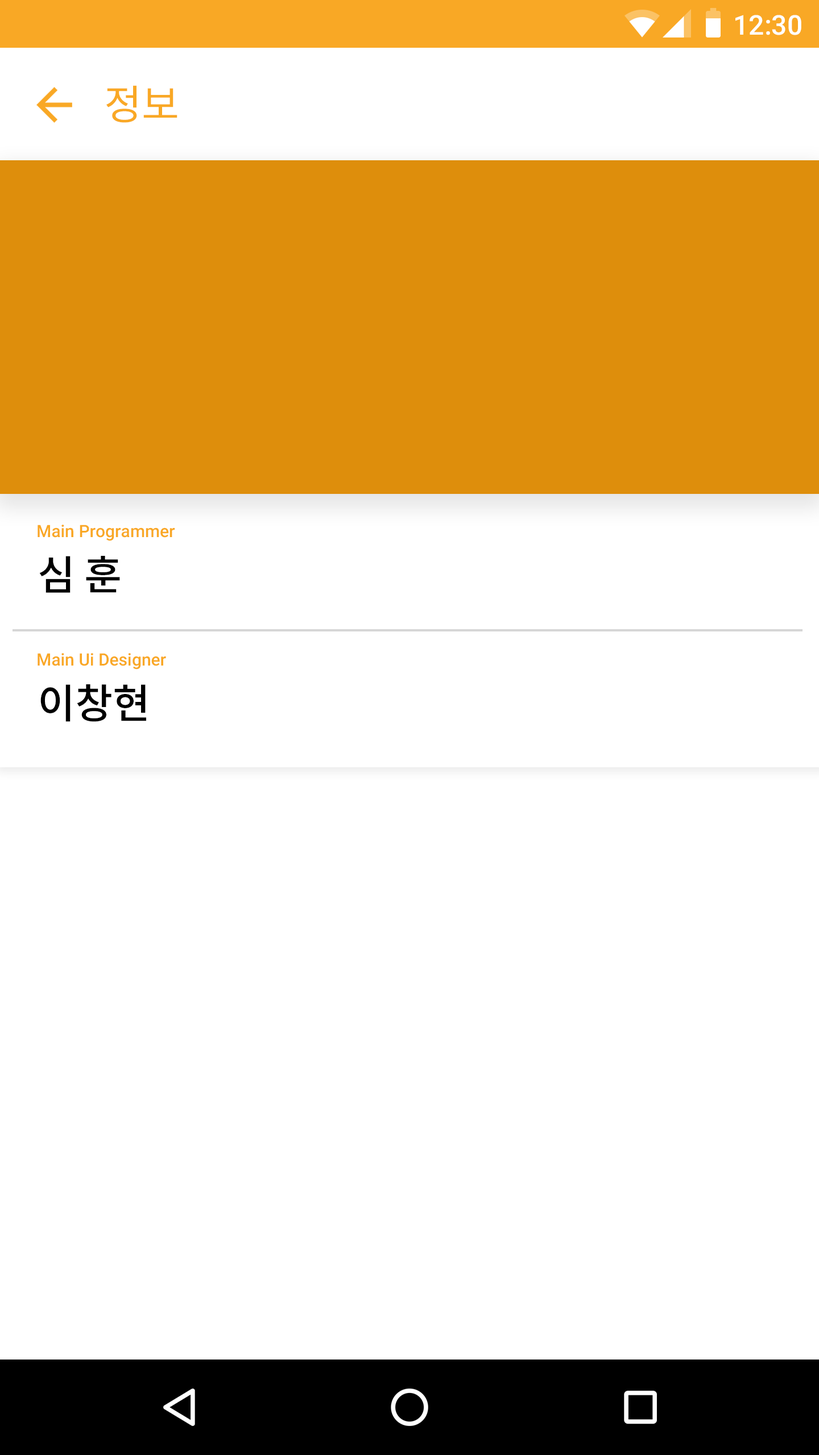
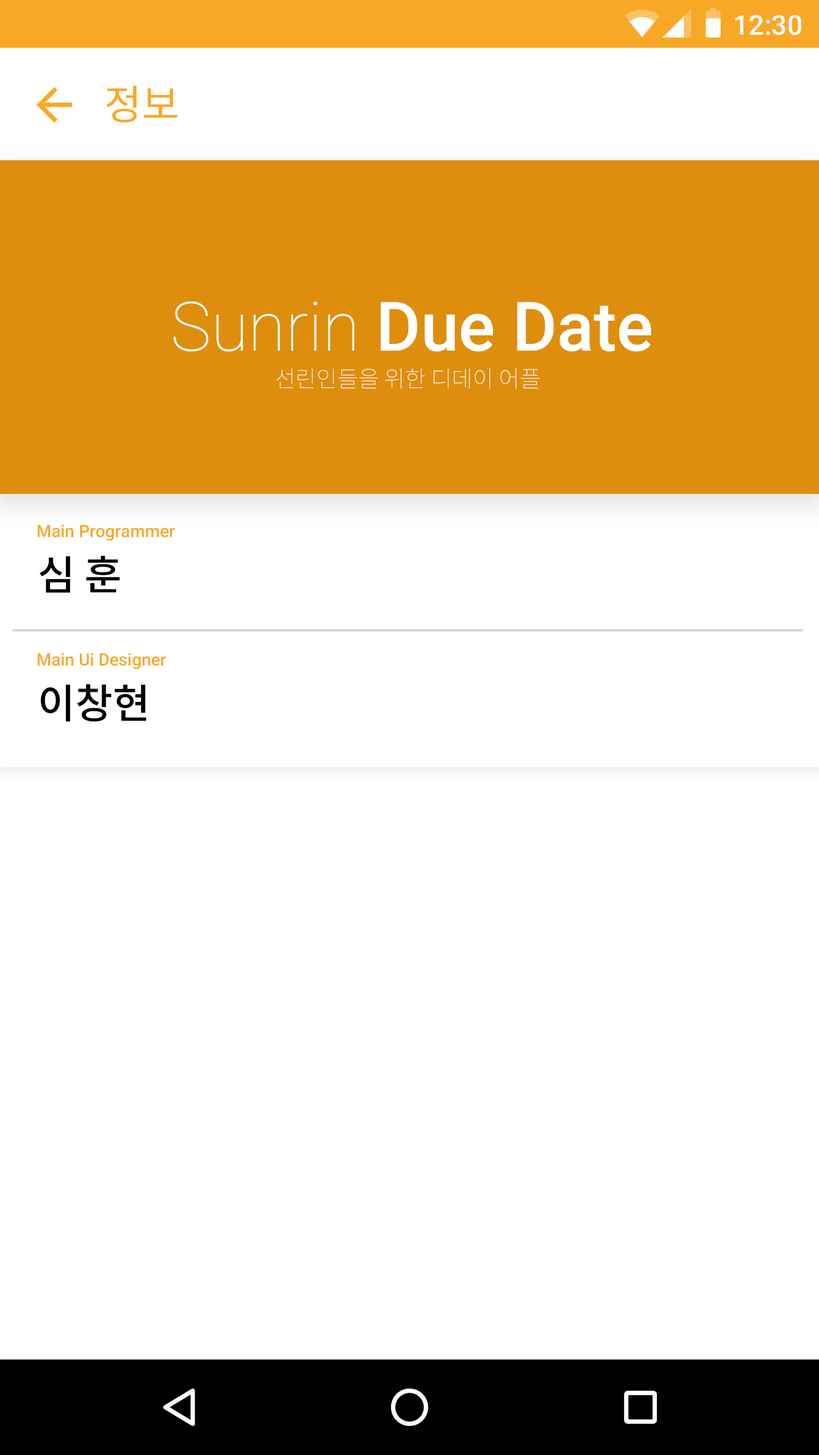
Layered file, before and after one edit (w=819, h=1455). Changes by layer:
added layer "선린인들을 위한 디데이 어플" above "Sunrin Due Date" over [275, 368, 540, 389]
added layer "Sunrin Due Date" above "이창현" over [173, 301, 651, 352]
